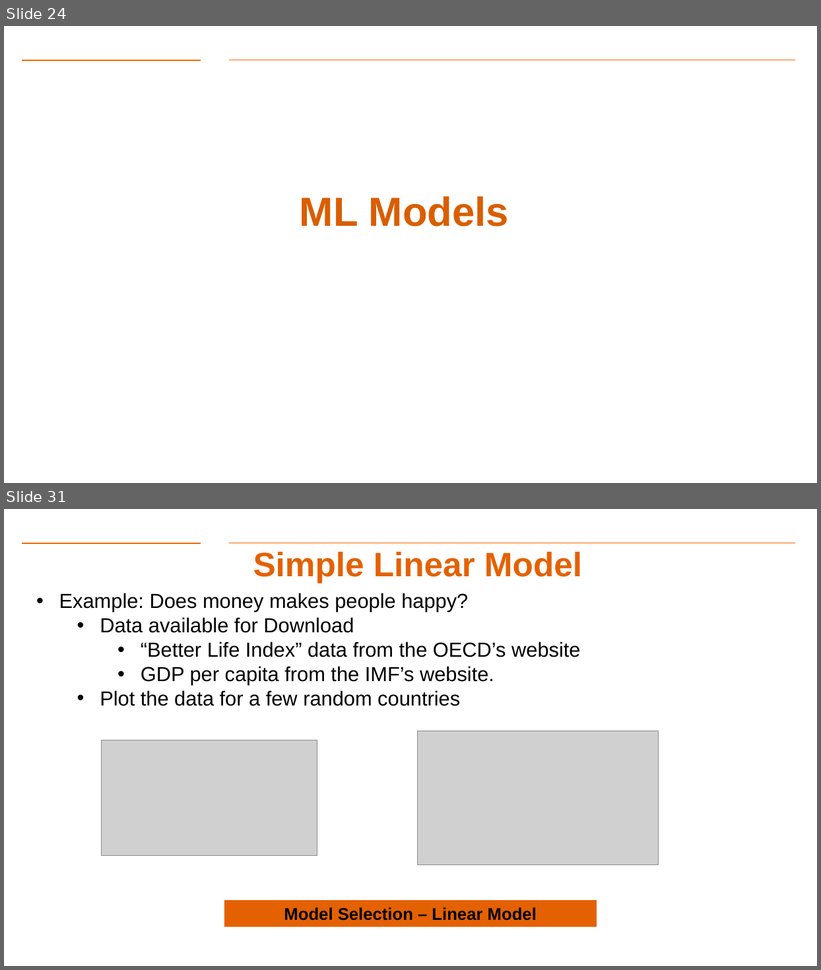
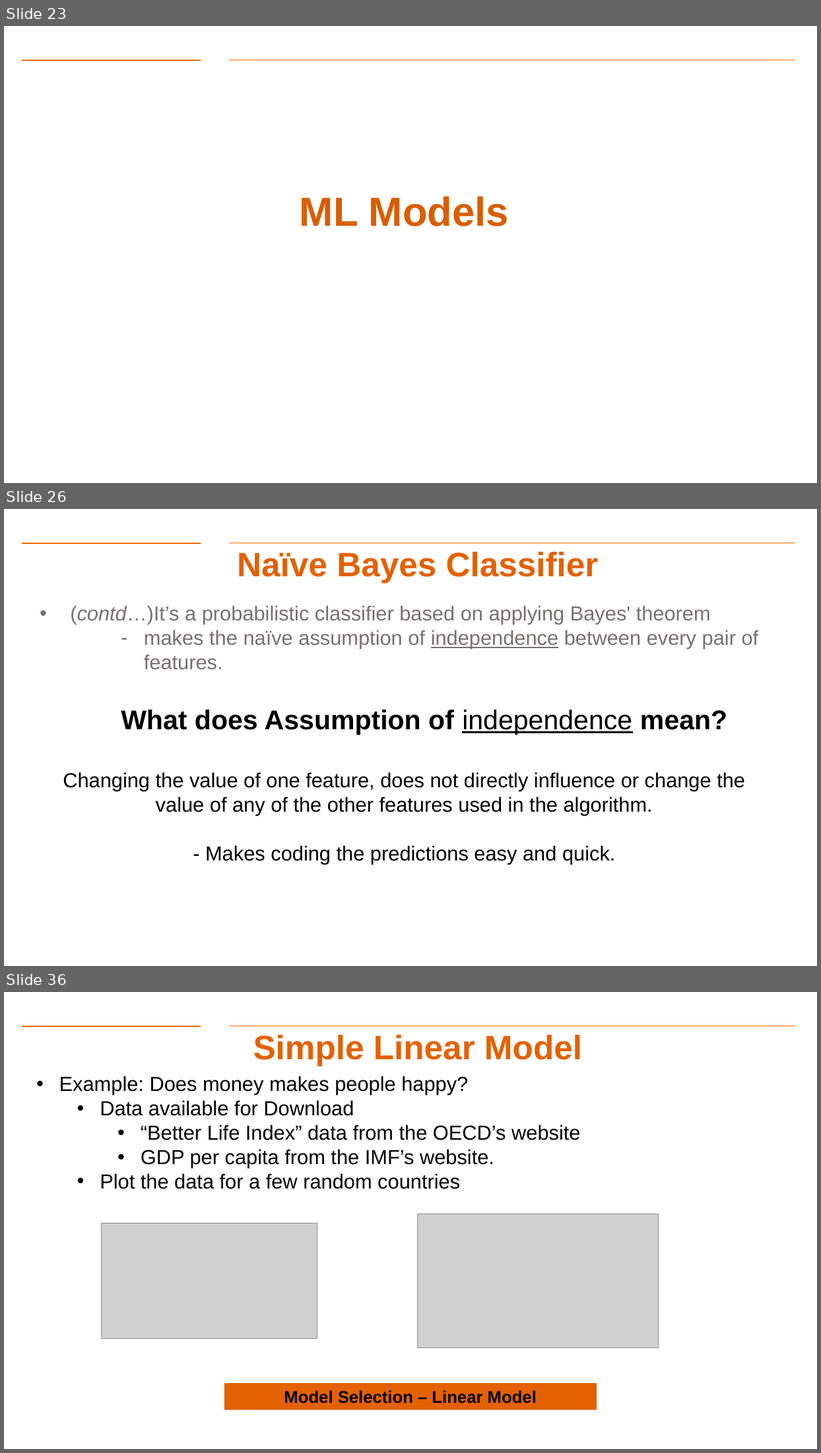
Before and after one commit to aiforsec/RIT-DSCI-633-FDS, a slide deck: Syllabus/Lecture02/Lec02.pptx. Shown one above the other, each under a label of ours: slides 24 and 31 before the commit, slides 23, 26 and 36 after it; the slides between them are not shown. The pictures are 821x970 and 821x1453 pixels, drawn with LibreOffice and Linux fonts; fonts in the diff are those of the drawing; grey boxes stand for pictures; background and template pictures are left out. Boxes give left, top, right and bottom in pixels: in the first picture for what was removed or moved away, otherwise in the second. Text is boxed around its words. In the diff, an @@ line names an element or a change of style, - is before the commit and + after.

```diff
--- a/Syllabus/Lecture02/Lec02.pptx
+++ b/Syllabus/Lecture02/Lec02.pptx
@@ slide 26 added at (4,509,817,966), background #FFFFFF; not listed: 2 template elements that a slide beside it also shows @@
@@ title added at (237,551,599,583), 40 pt, text #E46102, bold @@
+Naïve Bayes Classifier
@@ text added at (63,605,759,864), 24 pt, text #000000 @@
+• (contd…)It’s a probabilistic classifier based on applying Bayes' theorem
+    – makes the naïve assumption of independence between every pair of features.
+    What does Assumption of independence mean?
+Changing the value of one feature, does not directly influence or change the value of any of the other features used in the algorithm.
+- Makes coding the predictions easy and quick.
@@ what was slide 24 is now slide 23 @@
@@ what was slide 31 is now slide 36 @@
```
Also in this commit, not shown: 15 slides changed, 6 other slides added, 1 slide removed, 3 other files.
